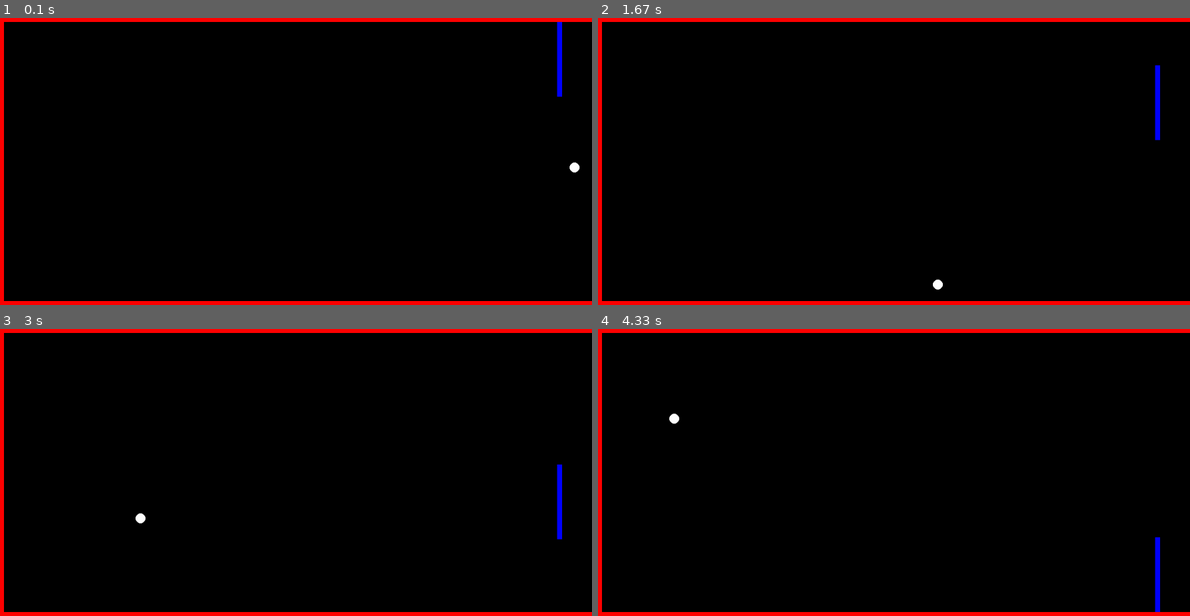
Above: before the commit, frames 1-4 (two rows, left to right).
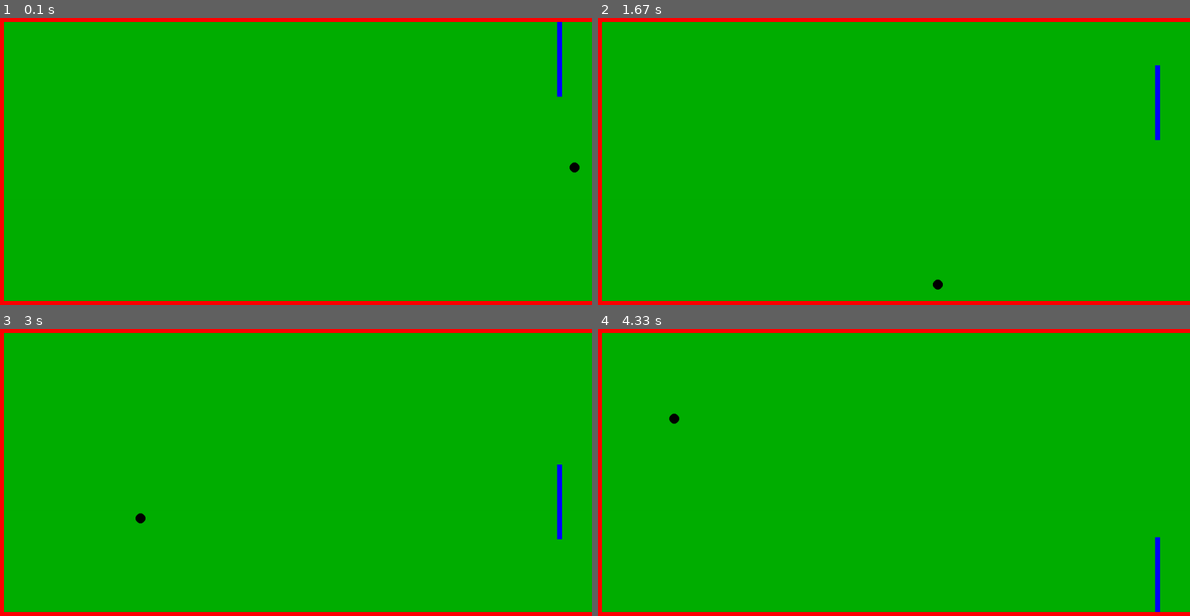
Above: after the commit, the same moments.

Repository: Wombatlord/PygamePong
Game: pygame game, started from pong.py
The game is run twice, just before and just after one commit, with the same random seed, the same clock (stepped at 60 frames per second) and the same inputs.
Inputs (mouse positions are in pixels of both pictures, inside the frame that each line leads up to):
- Up to frame 1 (0.1 s): no input
- Up to frame 2 (1.67 s): click (888, 161) at 0.38 s; click (947, 227) at 0.72 s; click (1107, 267) at 1.05 s; click (751, 101) at 1.38 s
- Up to frame 3 (3 s): click (290, 509) at 1.72 s; click (207, 409) at 2.05 s; click (503, 549) at 2.38 s; click (100, 501) at 2.72 s
- Up to frame 4 (4.33 s): click (716, 415) at 3.05 s; click (751, 524) at 3.38 s; click (1107, 541) at 3.72 s; click (710, 584) at 4.05 s

The runs differ from the first frame. In frame 1, 96% of the frame differs, in the area x 0-100%, y 1-99%; in frame 2, 96%; in frame 3, 96%; in frame 4, 96%.

Commit message:
Separated Background & Wall Rendering

Diff:
--- a/pong.py
+++ b/pong.py
@@ -1,17 +1,17 @@
 import pygame
 import time
+
+pygame.init()
 
 # Variables
 HEIGHT = 600
 WIDTH = 1200
 BORDER = 20
-bgColour = pygame.Color("black")
 fgColour = pygame.Color("red")
-ballColour = pygame.Color("white")
+ballColour = pygame.Color("black")
 paddleColour = pygame.Color("blue")
 velocity = 300
-
-pygame.init()
+screen = pygame.display.set_mode((WIDTH, HEIGHT))
 
 
 def current_time():
@@ -22,10 +22,16 @@
     return current_time() - when
 
 
-def renderBackGround():
-    global screen, bgColour, fgColour, WIDTH, BORDER, HEIGHT
+def renderBackground():
+    background = pygame.Surface(screen.get_size())
+    background = background.convert()
+    background.fill((0, 175, 0))
+    screen.blit(background, (0, 0))
 
-    pygame.draw.rect(screen, bgColour, pygame.Rect((0, 0), (WIDTH, HEIGHT)))
+
+def renderWalls():
+    global screen, fgColour, WIDTH, BORDER, HEIGHT
+
     pygame.draw.rect(screen, fgColour, pygame.Rect((0, 0), (WIDTH, BORDER)))
     pygame.draw.rect(screen, fgColour, pygame.Rect((0, 0), (BORDER, HEIGHT)))
     pygame.draw.rect(screen, fgColour, pygame.Rect((0, HEIGHT - BORDER), (WIDTH, BORDER)))
@@ -47,23 +53,22 @@
         pygame.draw.rect(screen, paddleColour, pygame.Rect((self.x, self.y), (Paddle.WIDTH, Paddle.HEIGHT)))
 
     def update(self):
-        upperBound = Paddle.HEIGHT//2 + BORDER
-        lowerBound = HEIGHT - Paddle.HEIGHT//2 - BORDER
+        upperBound = Paddle.HEIGHT // 2 + BORDER
+        lowerBound = HEIGHT - Paddle.HEIGHT // 2 - BORDER
         outOfBoundsAbove = pygame.mouse.get_pos()[1] < upperBound
         outOfBoundsBelow = pygame.mouse.get_pos()[1] > lowerBound
 
         if not outOfBoundsAbove and not outOfBoundsBelow:
-            self.y = pygame.mouse.get_pos()[1] - Paddle.HEIGHT//2
+            self.y = pygame.mouse.get_pos()[1] - Paddle.HEIGHT // 2
 
         elif outOfBoundsAbove:
-            self.y = upperBound - Paddle.HEIGHT//2
+            self.y = upperBound - Paddle.HEIGHT // 2
 
         elif outOfBoundsBelow:
-            self.y = lowerBound - Paddle.HEIGHT//2
+            self.y = lowerBound - Paddle.HEIGHT // 2
 
         else:
             raise ValueError('ya fucked it')
-
 
 
 class Ball:
@@ -116,17 +121,18 @@
 
 paddlePlay = Paddle(WIDTH - BORDER * 3 - Paddle.WIDTH, HEIGHT // 2 - Paddle.HEIGHT // 2)
 ballPlay = Ball(WIDTH - Ball.RADIUS, HEIGHT // 2, - velocity, 150)
-screen = pygame.display.set_mode((WIDTH, HEIGHT))
 
 while True:
     e = pygame.event.poll()
     if e.type == pygame.QUIT:
         break
 
+
     paddlePlay.show()
     ballPlay.show()
     pygame.display.flip()
-    renderBackGround()
+    renderBackground()
+    renderWalls()
     ballPlay.update(paddlePlay)
     paddlePlay.update()
 
